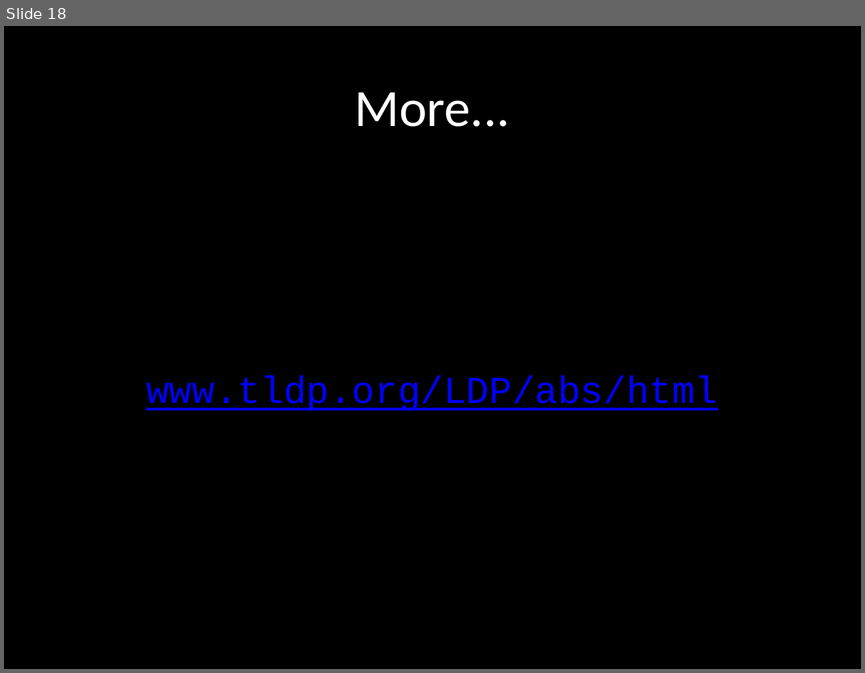
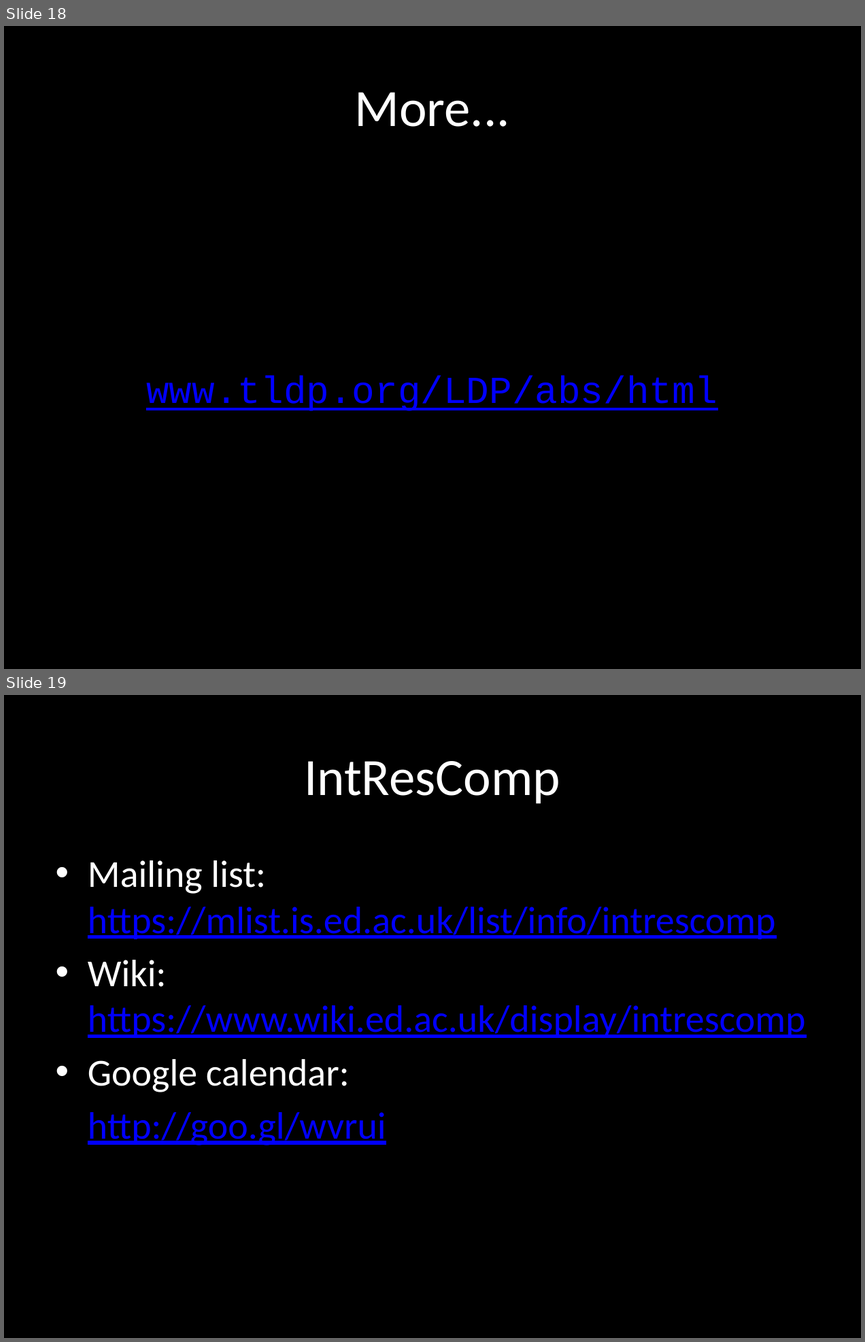
Before and after one commit to mikehulluk/IntroductionToResearchComputing, a slide deck: Wk1/Bash is your friend.pptx. Shown one above the other, each under a label of ours: slide 18 before the commit, slides 18 and 19 after it. The pictures are 865x673 and 865x1342 pixels, drawn with LibreOffice and Linux fonts; fonts in the diff are those of the drawing. Boxes give left, top, right and bottom in pixels: in the first picture for what was removed or moved away, otherwise in the second. Text is boxed around its words. In the diff, an @@ line names an element or a change of style, - is before the commit and + after.

```diff
--- a/Wk1/Bash is your friend.pptx
+++ b/Wk1/Bash is your friend.pptx
@@ slide 19 added at [4,695,861,1338], background #000000 @@
@@ title added at [304,761,560,804], 44 pt, text #FFFFFF @@
+IntResComp
@@ text added at [88,860,806,1145], 32 pt, text #0000FF, underline @@
+• Mailing list: https://mlist.is.ed.ac.uk/list/info/intrescomp
+• Wiki: https://www.wiki.ed.ac.uk/display/intrescomp
+• Google calendar:
+http://goo.gl/wvrui
```
Also in this commit, not shown: 1 slide changed, 1 other file.
